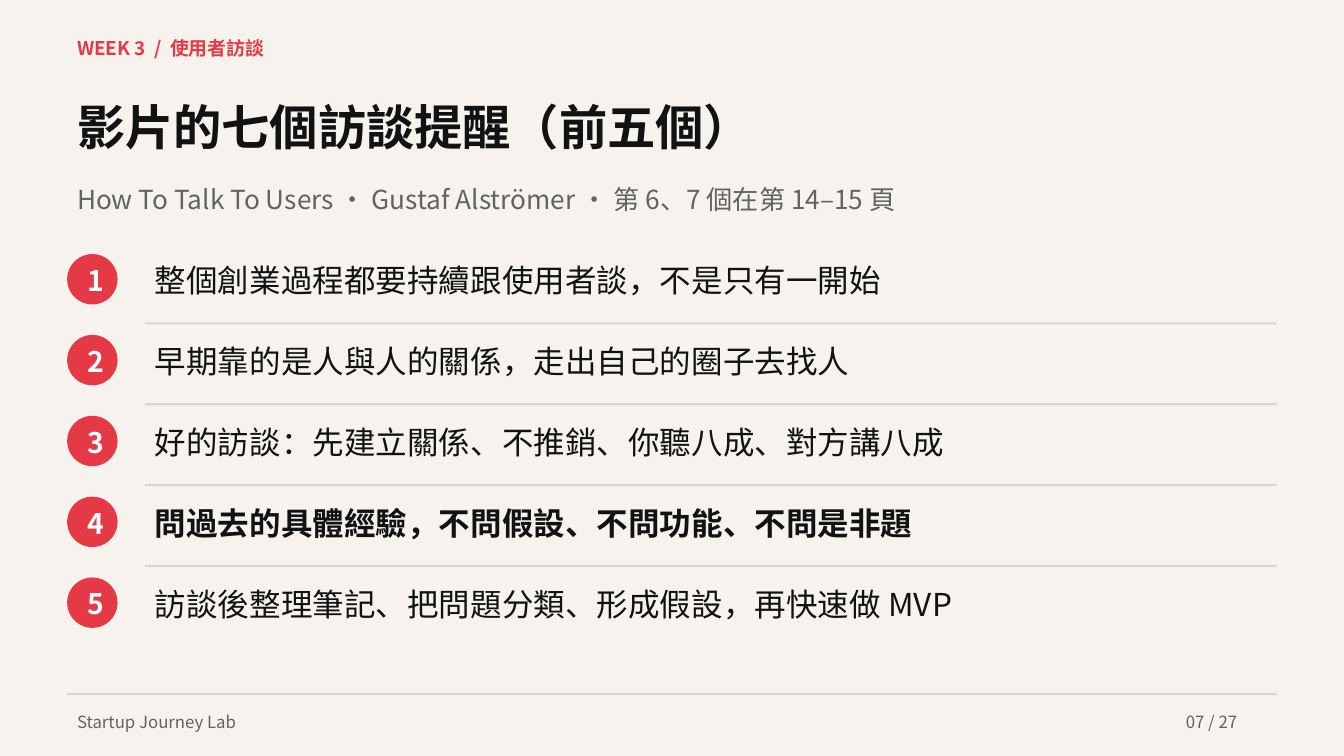
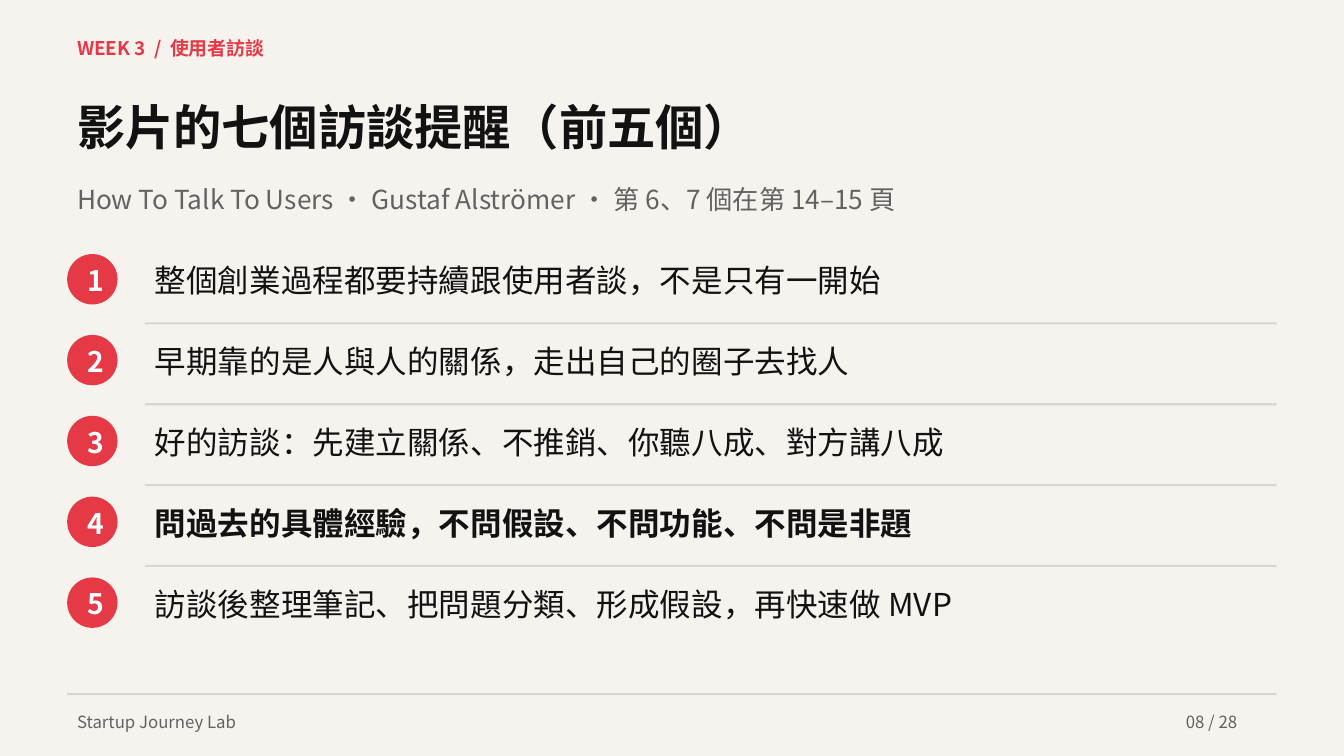
Before and after one commit to hpyuan1220/startup-journey-lab-app, a slide deck: slide 8 of materials/Week3_教學簡報.pptx (slide 7 before the commit). Drawn at 1344x756 pixels with LibreOffice and Linux fonts; fonts in the diff are those of the drawing. Boxes give left, top, right and bottom in pixels: in the first picture for what was removed or moved away, otherwise in the second. Text is boxed around its words. In the diff, an @@ line names an element or a change of style, - is before the commit and + after.

```diff
--- a/materials/Week3_教學簡報.pptx
+++ b/materials/Week3_教學簡報.pptx
@@ text at <box>1186,715,1238,728</box>: text changed @@
-07 / 27
+08 / 28
```
Also in this commit, not shown: 26 other slides changed, 1 slide added, 4 other files.
